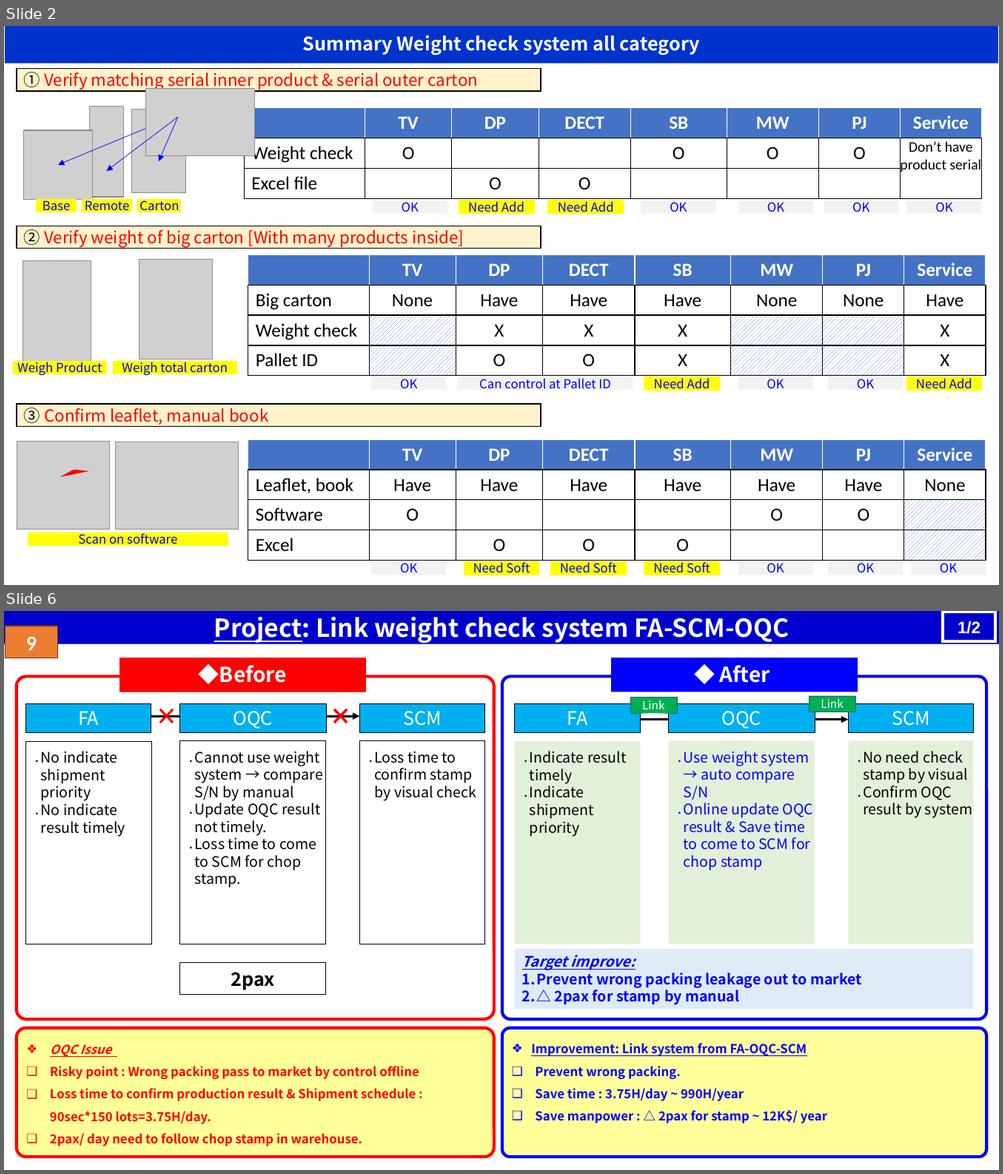
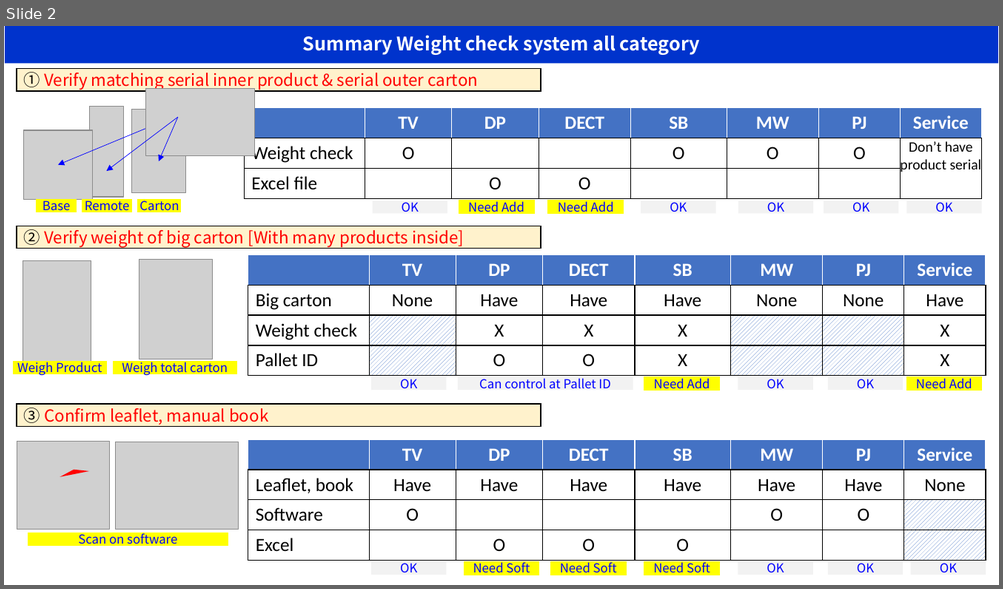
Before and after one commit to thietbicongnghevietnam/2025document, a slide deck: Summary ideas request IT (Priority).pptx. Shown one above the other, each under a label of ours: slides 2 and 6 before the commit, slide 2 after it; the slides between them are not shown. The pictures are 1003x1174 and 1003x589 pixels, drawn with LibreOffice and Linux fonts; fonts in the diff are those of the drawing; grey boxes stand for pictures. Boxes give left, top, right and bottom in pixels: in the first picture for what was removed or moved away, otherwise in the second. Text is boxed around its words. In the diff, an @@ line names an element or a change of style, - is before the commit and + after.

```diff
--- a/Summary ideas request IT (Priority).pptx
+++ b/Summary ideas request IT (Priority).pptx
@@ slide 6 removed at [4,611,999,1170], background #FFFFFF @@
@@ rectangle removed at [4,611,999,644] @@
-Project: Link weight check system FA-SCM-OQC
@@ rectangle removed at [5,626,57,658] @@
-9
@@ rectangle removed at [942,612,995,641] @@
-1/2
@@ group removed at [17,658,987,1157]: 18 rectangles, 4 rounded rectangles, 2 arrows, 2 crosses @@
-◆ After
-❖ OQC Issue
-❑ Risky point : Wrong packing pass to market by control offline
-❑ Loss time to confirm production result & Shipment schedule : 90sec*150 lots=3.75H/day.
-❑ 2pax/ day need to follow chop stamp in warehouse.
-❖ Improvement: Link system from FA-OQC-SCM
-❑ Prevent wrong packing.
-❑ Save time : 3.75H/day ~ 990H/year
-❑ Save manpower : △ 2pax for stamp ~ 12K$/ year
-◆Before
-FA
-OQC
-SCM
-․ No indicate shipment priority
-․ No indicate result timely
-․ Cannot use weight system → compare S/N by manual
-․ Update OQC result not timely.
-․ Loss time to come to SCM for chop stamp.
-․ Loss time to confirm stamp by visual check
-2pax
-FA
-OQC
-SCM
-․ Indicate result timely
-․ Indicate shipment priority
-․ Use weight system → auto compare S/N
-․ Online update OQC result & Save time to come to SCM for chop stamp
-․ No need check stamp by visual
-․ Confirm OQC result by system
-Target improve:
-1. Prevent wrong packing leakage out to market
-2. △ 2pax for stamp by manual
-Link
-Link
```
Also in this commit, not shown: 1 slide changed, 4 other slides removed, 1 other file.
